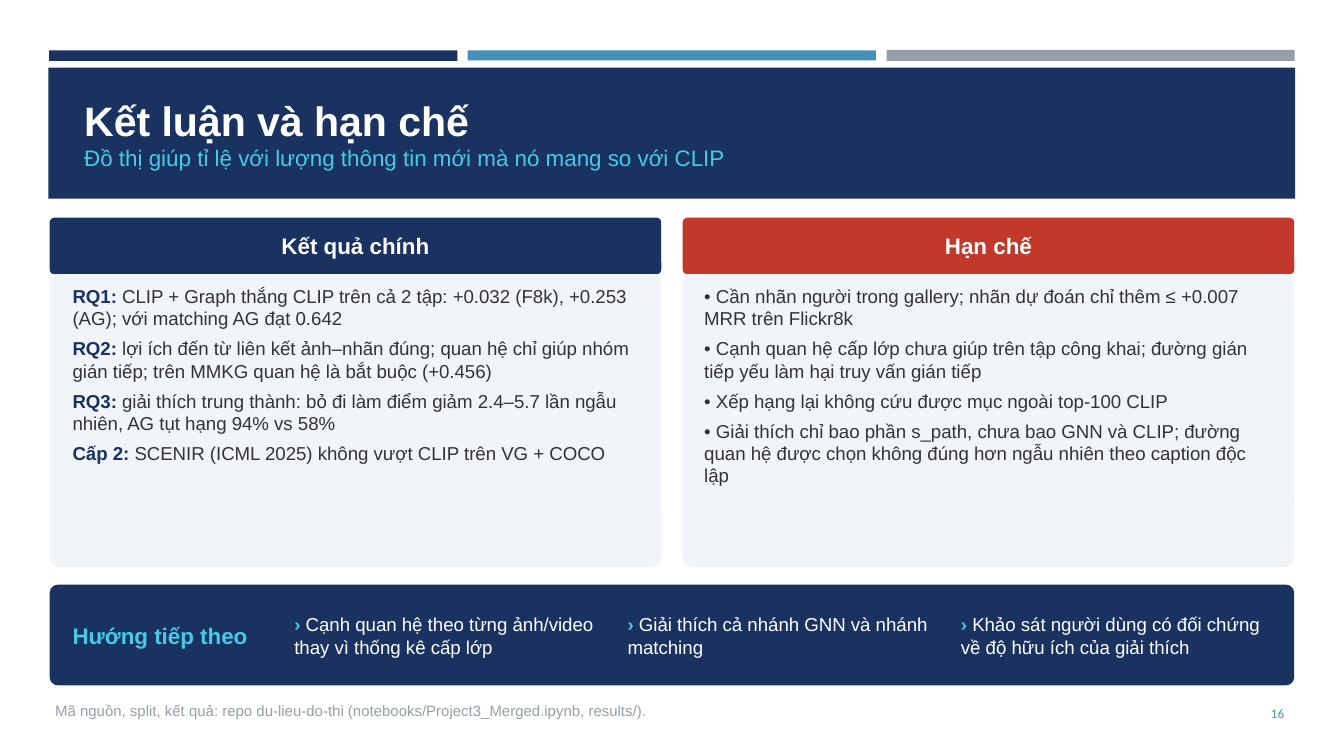
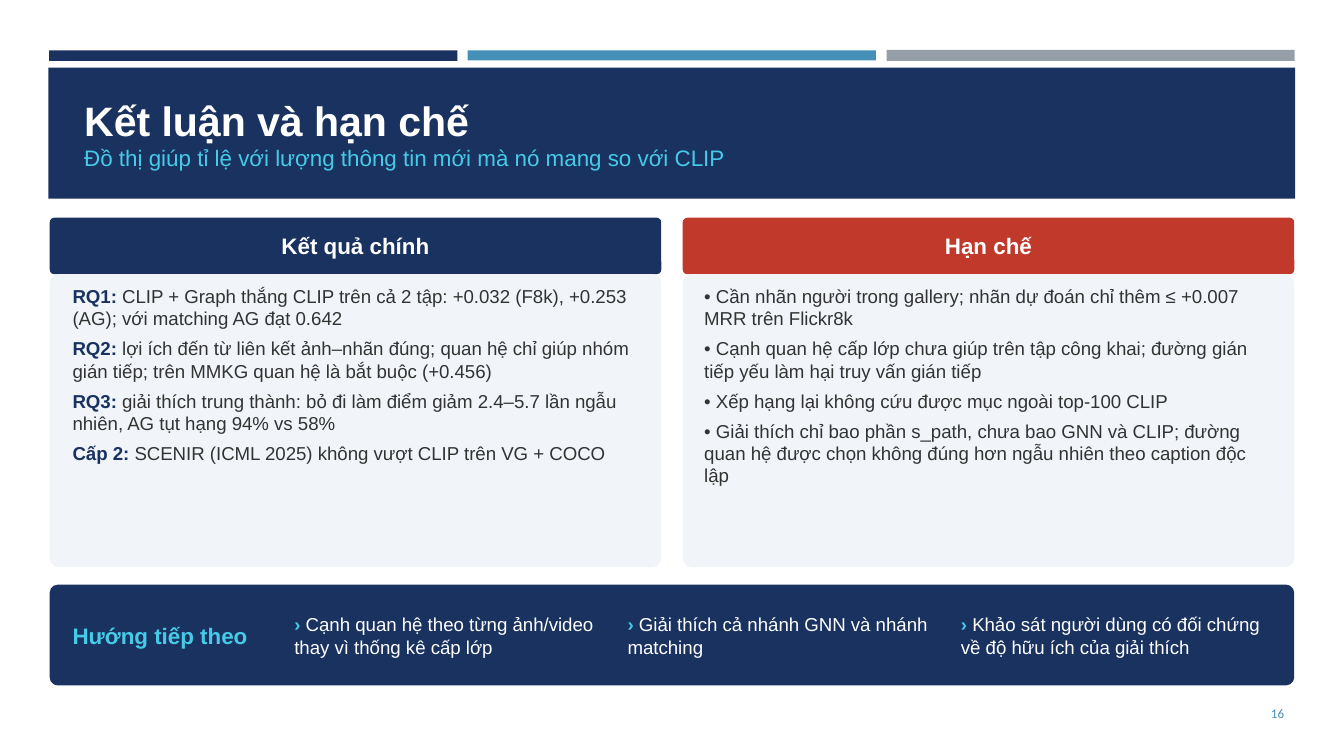
Before and after one commit to trinhphamtrunghieu/du-lieu-do-thi, a slide deck: slide 16 of docs/Project03_Slides.pptx. Drawn at 1344x756 pixels with LibreOffice and Linux fonts; fonts in the diff are those of the drawing. Boxes give left, top, right and bottom in pixels: in the first picture for what was removed or moved away, otherwise in the second. Text is boxed around its words. In the diff, an @@ line names an element or a change of style, - is before the commit and + after.

```diff
--- a/docs/Project03_Slides.pptx
+++ b/docs/Project03_Slides.pptx
@@ text removed at bbox=[55, 704, 646, 719] @@
-Mã nguồn, split, kết quả: repo du-lieu-do-thi (notebooks/Project3_Merged.ipynb, results/).
```
Also in this commit, not shown: 13 other slides changed.
